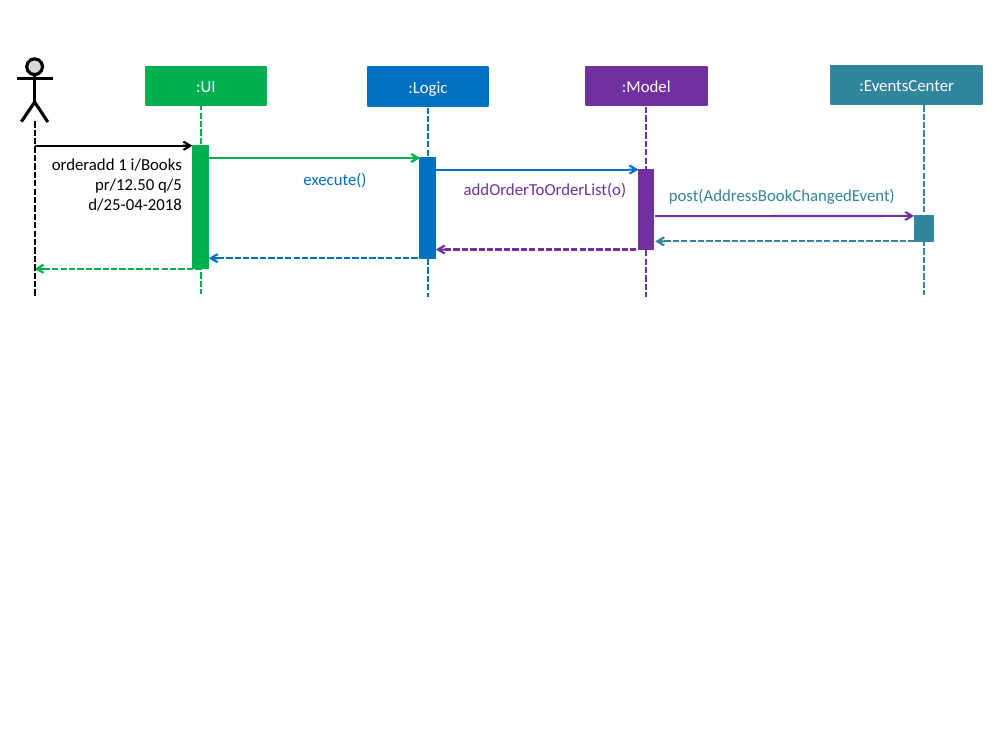
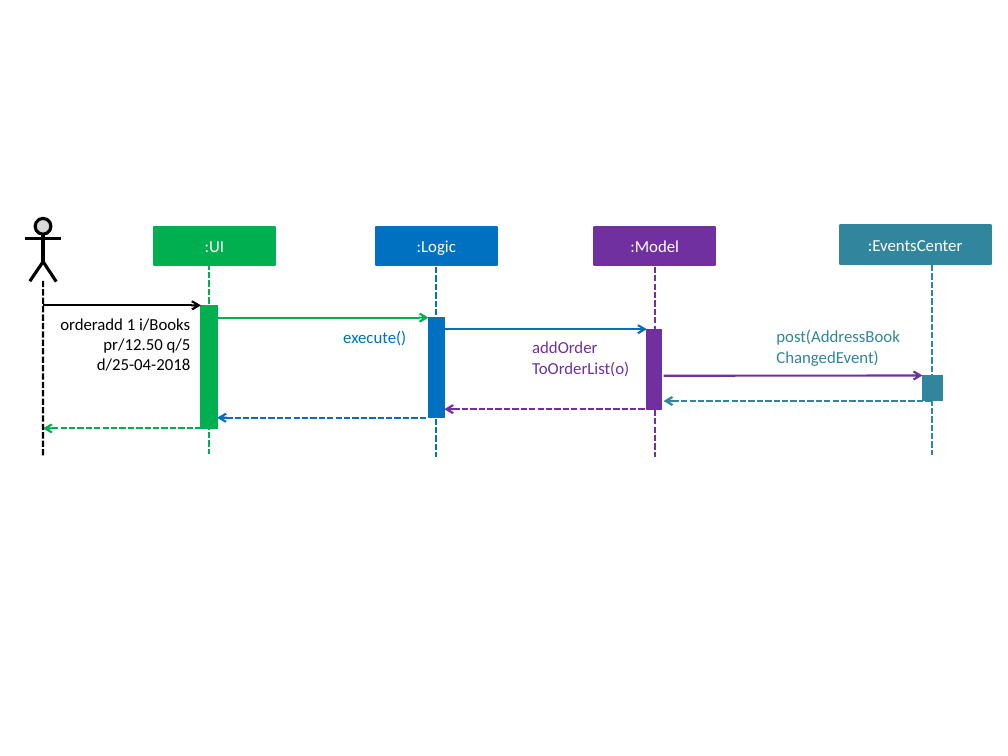
Before and after one commit to CS2103JAN2018-W13-B1/addressbook-level4, a slide deck: slide 4 of docs/diagrams/OrderManagementUMLDiagrams.pptx. Drawn at 1008x756 pixels with LibreOffice and Linux fonts; fonts in the diff are those of the drawing. Boxes give left, top, right and bottom in pixels: in the first picture for what was removed or moved away, otherwise in the second. Text is boxed around its words. In the diff, an @@ line names an element or a change of style, - is before the commit and + after.

```diff
--- a/docs/diagrams/OrderManagementUMLDiagrams.pptx
+++ b/docs/diagrams/OrderManagementUMLDiagrams.pptx
@@ 8 rectangles, 8 arrows, 7 lines, 1 text, 1 ellipse, 1 freeform shape: place and size @@
-8 rectangles, 8 arrows, 7 lines, 1 text, 1 ellipse, 1 freeform shape at (17,58,983,297)
+8 rectangles, 8 arrows, 7 lines, 1 text, 1 ellipse, 1 freeform shape at (25,219,991,457)
@@ text "execute()": place and size @@
-text "execute()" at (303,173,366,187)
+text "execute()" at (343,331,406,345)
@@ text at (532,341,629,376): text changed @@
-addOrderToOrderList(o)
+addOrder
+ToOrderList(o)
@@ text at (776,330,900,366): text changed @@
-post(AddressBookChangedEvent)
+post(AddressBook
+ChangedEvent)
```
Also in this commit, not shown: 3 other slides changed, 9 other files.
